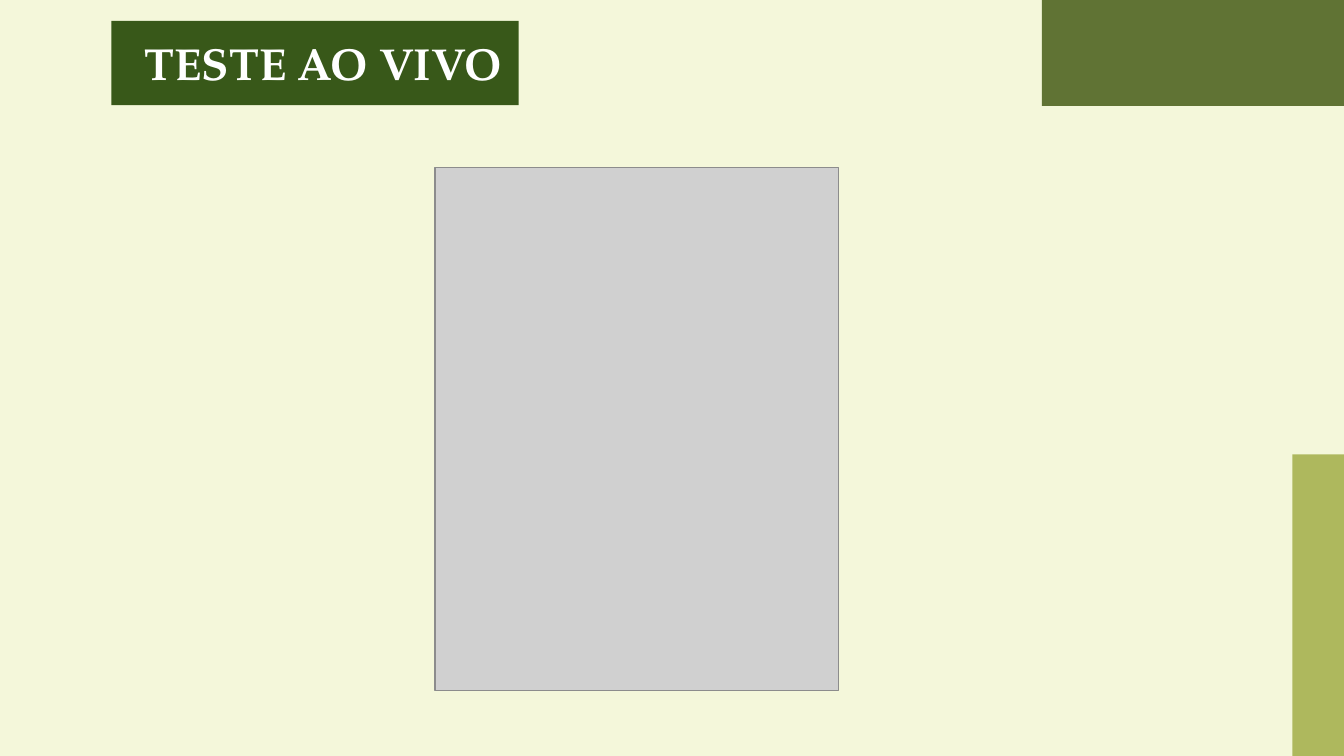
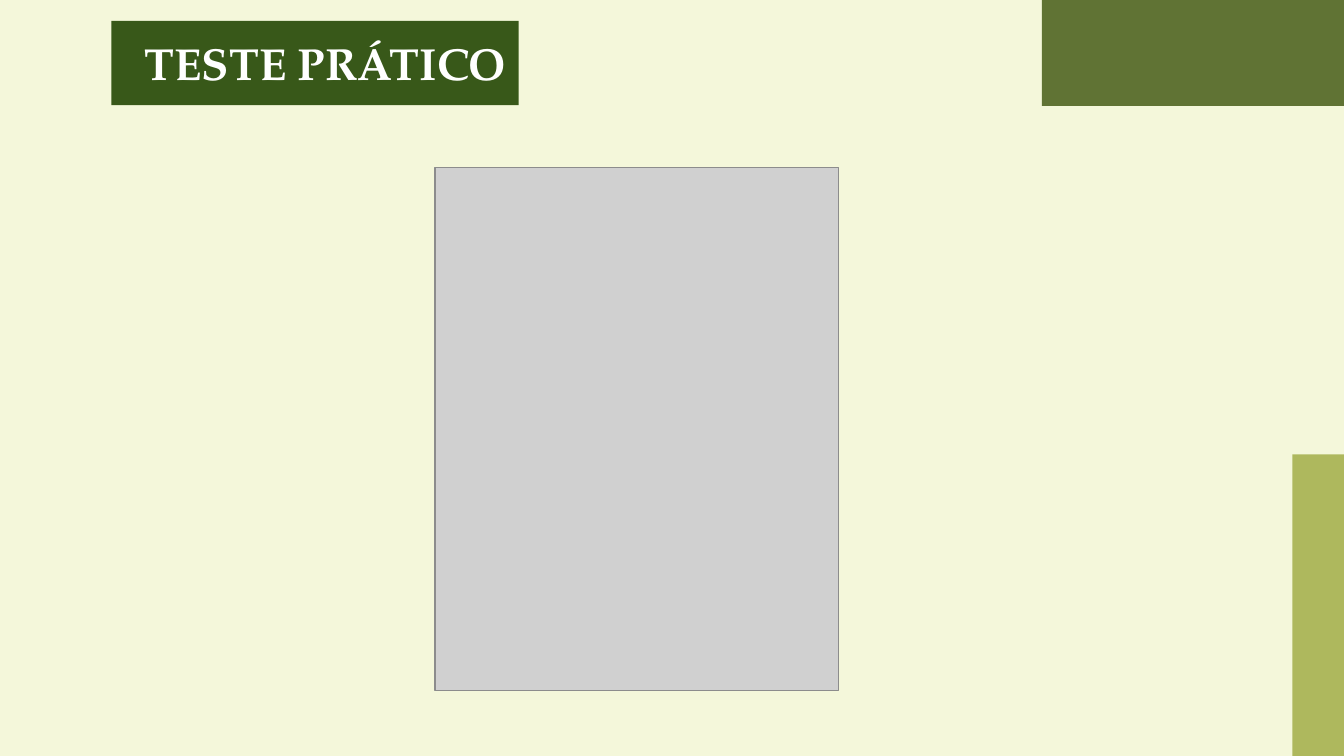
Before and after one commit to KaioZaniboni/wisoy-1, a slide deck: slide 23 of Documentos/Power Point/Sprint 3 - FINAL.pptx. Drawn at 1344x756 pixels with LibreOffice and Linux fonts; fonts in the diff are those of the drawing; grey boxes stand for pictures. Boxes give left, top, right and bottom in pixels: in the first picture for what was removed or moved away, otherwise in the second. Text is boxed around its words. In the diff, an @@ line names an element or a change of style, - is before the commit and + after.

```diff
--- a/Documentos/Power Point/Sprint 3 - FINAL.pptx
+++ b/Documentos/Power Point/Sprint 3 - FINAL.pptx
@@ text at bbox=[145, 40, 506, 81]: text changed @@
-TESTE AO VIVO
+TESTE PRÁTICO
```
Also in this commit, not shown: 2 other slides changed.
